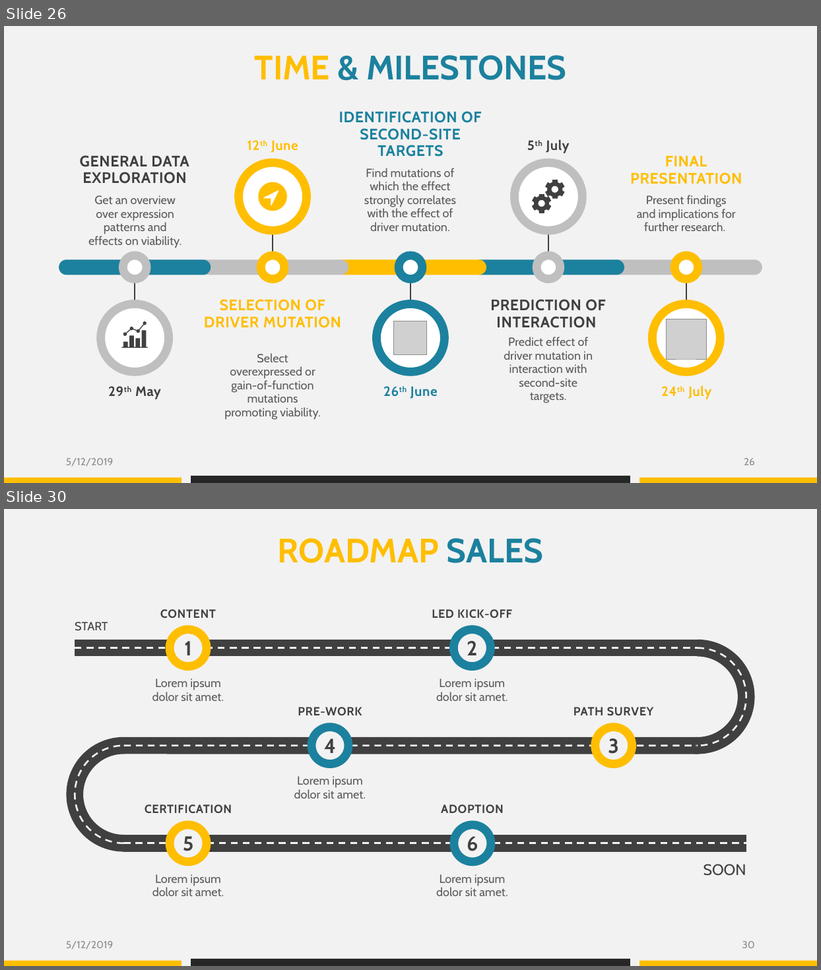
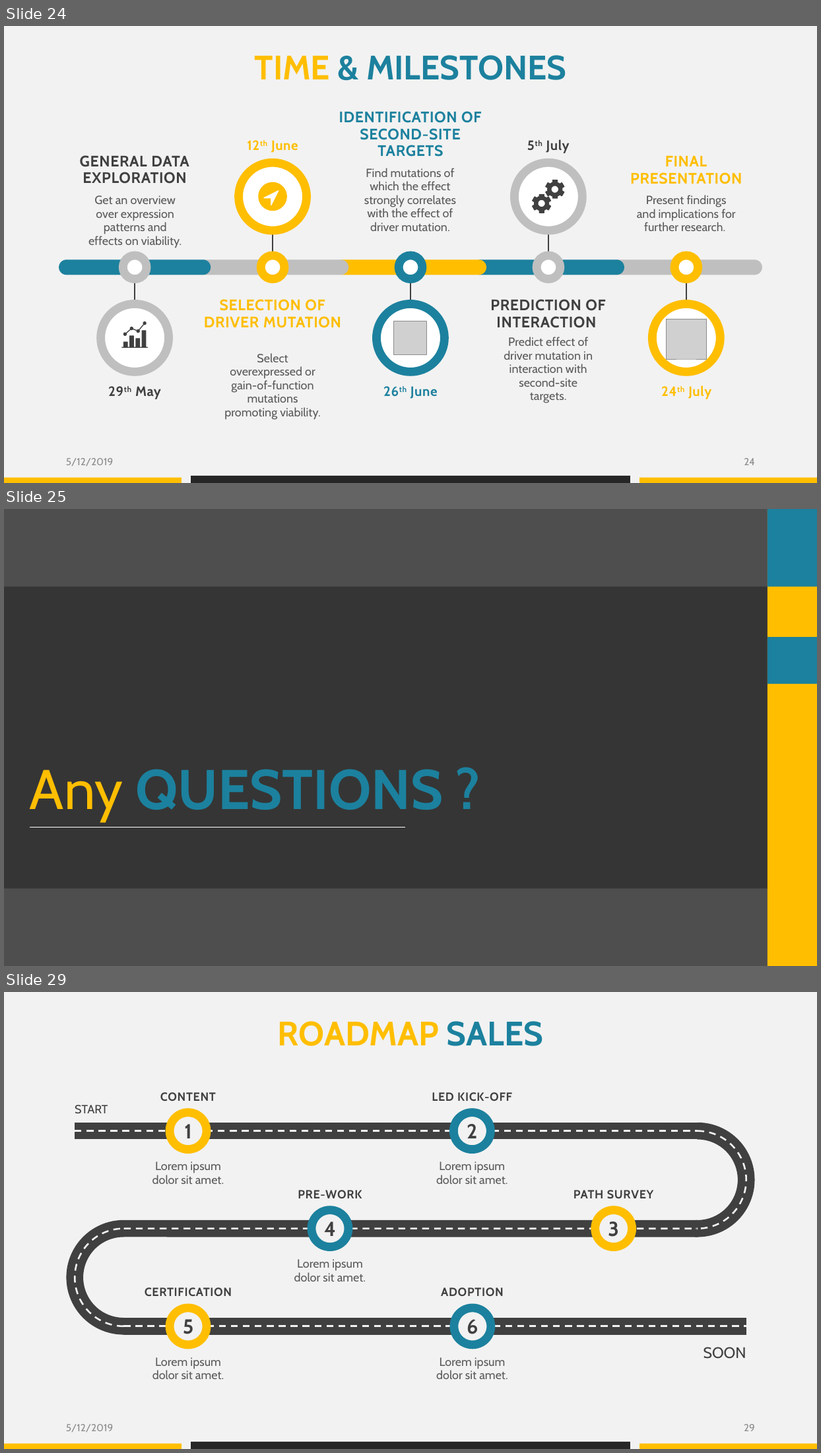
Before and after one commit to datascience-mobi/group-04-project-1-4, a slide deck: Project proposal_presentation_V1.pptx. Shown one above the other, each under a label of ours: slides 26 and 30 before the commit, slides 24, 25 and 29 after it; the slides between them are not shown. The pictures are 821x970 and 821x1453 pixels, drawn with LibreOffice and Linux fonts; fonts in the diff are those of the drawing; grey boxes stand for pictures; background and template pictures are left out. Boxes give left, top, right and bottom in pixels: in the first picture for what was removed or moved away, otherwise in the second. Text is boxed around its words. In the diff, an @@ line names an element or a change of style, - is before the commit and + after.

```diff
--- a/Project proposal_presentation_V1.pptx
+++ b/Project proposal_presentation_V1.pptx
@@ slide 25 added at [4,509,817,966], background picture (left out) @@
@@ rounded rectangle added at [4,509,817,966], fill #262626 at 81% opacity @@
@@ rectangle added at [768,509,817,966], fill #FFBE00 @@
@@ rectangle added at [768,509,817,586], fill #1C819E @@
@@ rounded rectangle added at [4,586,817,889], fill #262626 at 61% opacity @@
@@ rectangle added at [768,637,817,684], fill #1C819E @@
@@ text added at [30,769,444,821], 66 pt, text #1C819E, bold @@
+Any QUESTIONS ?
@@ line added from (30, 827) to (405, 827), #FFFFFF 1 pt @@
@@ what was slide 26 is now slide 24 @@
@@ page number at [744,458,755,466]: text changed @@
-26
+24
@@ what was slide 30 is now slide 29 @@
@@ page number at [744,1424,755,1432]: text changed @@
-30
+29
```
Also in this commit, not shown: 9 slides changed, 2 other slides added, 4 slides removed, 5 other files.
